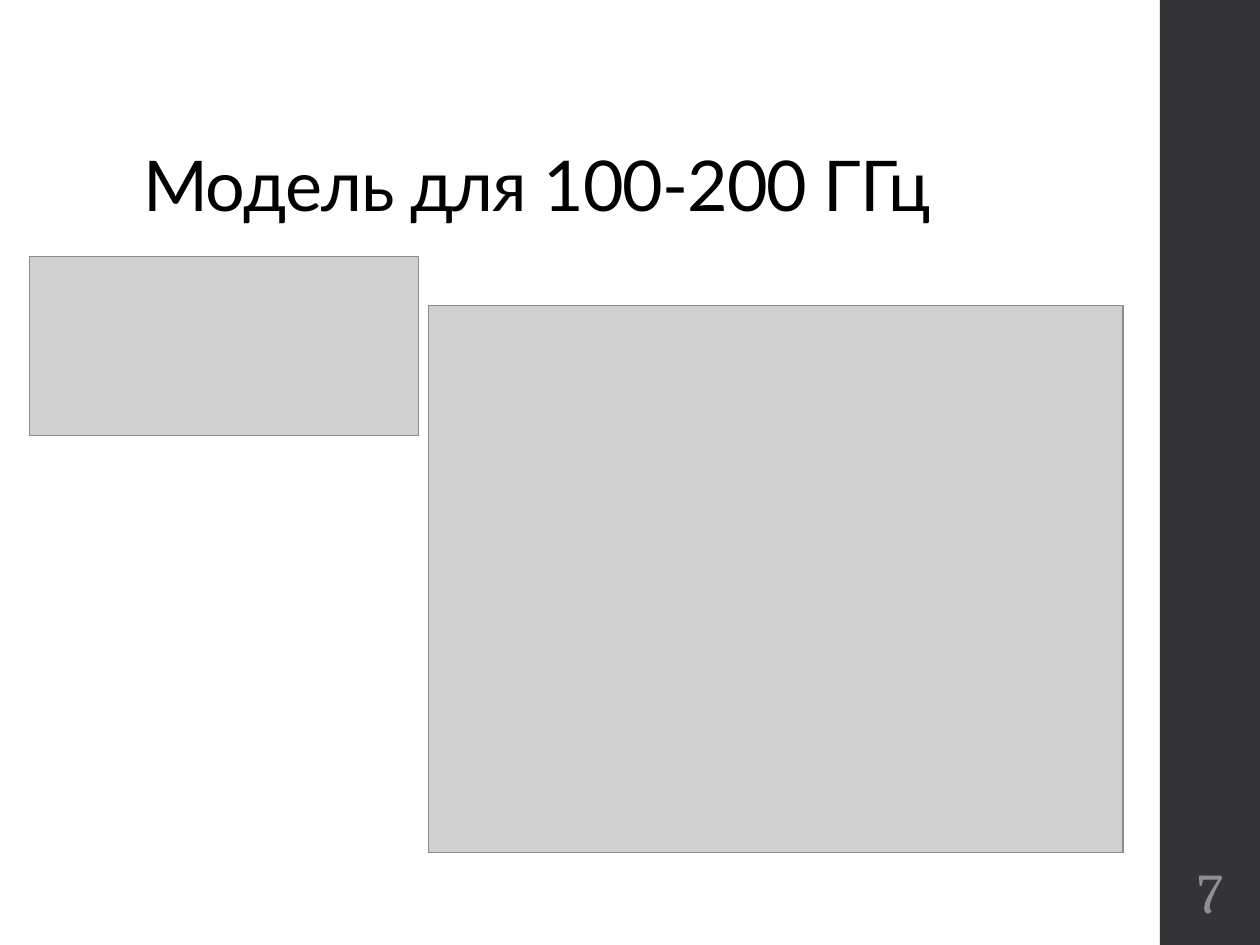
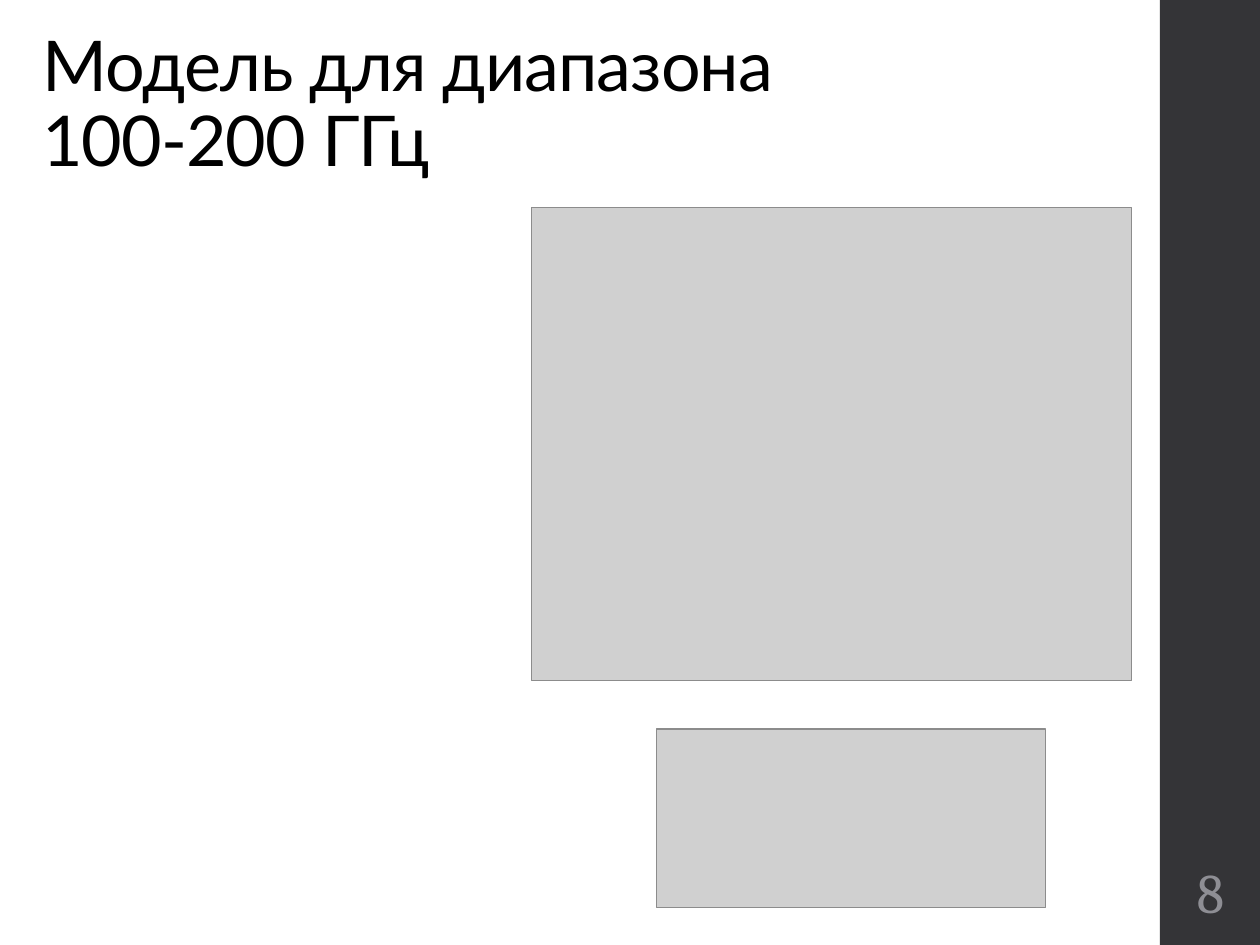
Before and after one commit to kannab98/graduation-paper, a slide deck: slide 8 of Presentation.pptx (slide 7 before the commit). Drawn at 1260x945 pixels with LibreOffice and Linux fonts; fonts in the diff are those of the drawing; grey boxes stand for pictures. Boxes give left, top, right and bottom in pixels: in the first picture for what was removed or moved away, otherwise in the second. Text is boxed around its words. In the diff, an @@ line names an element or a change of style, - is before the commit and + after.

```diff
--- a/Presentation.pptx
+++ b/Presentation.pptx
@@ title "Модель для диапазона 100-200 ГГц" at (42, 41, 773, 179): vertical alignment bottom to top @@
@@ title at (42, 41, 773, 179): text changed @@
-Модель для 100-200 ГГц
+Модель для диапазона
+100-200 ГГц
@@ picture: place and size @@
-picture at (428, 305, 1123, 852)
+picture at (532, 207, 1131, 679)
@@ picture: place and size @@
-picture at (29, 257, 418, 436)
+picture at (656, 728, 1046, 907)
@@ page number at (1197, 875, 1224, 913): text changed @@
-7
+8
```
Also in this commit, not shown: 5 other slides changed, 1 slide added, 10 slides removed, 2 other files.
